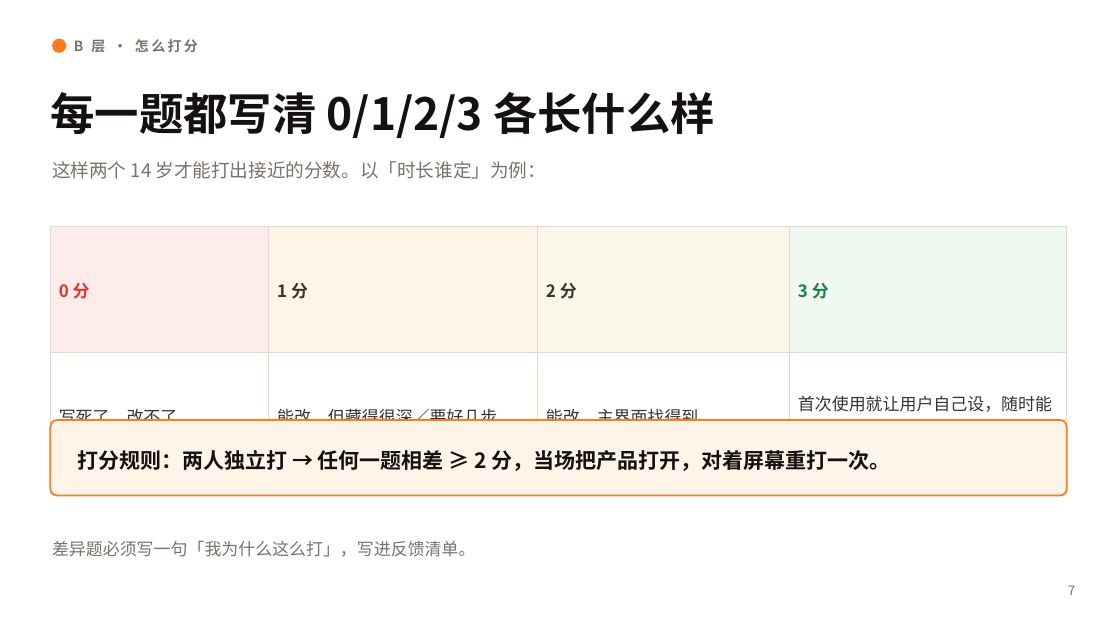
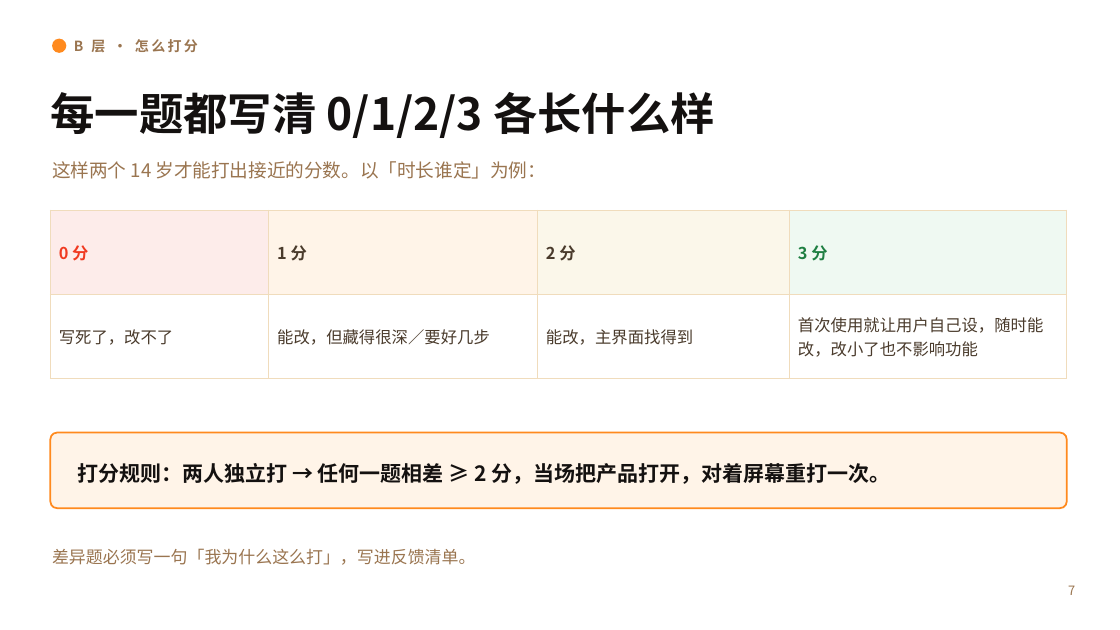
Before and after one commit to 1739467001-svg/Teenager-Guide, a slide deck: slide 10 of 上瘾自律/课件/上瘾自律_弹性尺专题课件.pptx. Drawn at 1120x630 pixels with LibreOffice and Linux fonts; fonts in the diff are those of the drawing; background and template pictures are left out. Boxes give left, top, right and bottom in pixels: in the first picture for what was removed or moved away, otherwise in the second. Text is boxed around its words. In the diff, an @@ line names an element or a change of style, - is before the commit and + after.

```diff
--- a/上瘾自律/课件/上瘾自律_弹性尺专题课件.pptx
+++ b/上瘾自律/课件/上瘾自律_弹性尺专题课件.pptx
@@ ellipse at box(52, 39, 66, 53): fill #FF7A1A to #FF8A1E @@
@@ table at box(50, 210, 1067, 361) @@
@@ size 14.5 to 14 pt, text colour #3A332E to #4A3B2C @@
@@ text colour #E63329 to #F03A21 in "0 分" @@
@@ borders changed @@
@@ table: place and size @@
-table at box(50, 227, 1067, 425)
+table at box(50, 210, 1067, 361)
@@ rounded rectangle: place and size @@
-rounded rectangle at box(50, 420, 1067, 496)
+rounded rectangle at box(50, 433, 1067, 508)
@@ rounded rectangle at box(50, 433, 1067, 508): outline #FF7A1A 1.5 pt to #FF8A1E 1.5 pt @@
@@ text "打分规则：两人独立打 → 任何一题相差 ≥ 2 ...": place and size @@
-text "打分规则：两人独立打 → 任何一题相差 ≥ 2 ..." at box(77, 450, 890, 471)
+text "打分规则：两人独立打 → 任何一题相差 ≥ 2 ..." at box(77, 463, 890, 484)
@@ text colour #7A736C to #9A7550 in 4 elements at box(74, 39, 198, 52), box(52, 161, 547, 179), box(1068, 585, 1075, 595), box(52, 548, 475, 565) @@
@@ text "差异题必须写一句「我为什么这么打」，写进反馈清单。": place and size @@
-text "差异题必须写一句「我为什么这么打」，写进反馈清单。" at box(52, 540, 475, 557)
+text "差异题必须写一句「我为什么这么打」，写进反馈清单。" at box(52, 548, 475, 565)
```
Also in this commit, not shown: 16 other slides changed, 8 other files.
